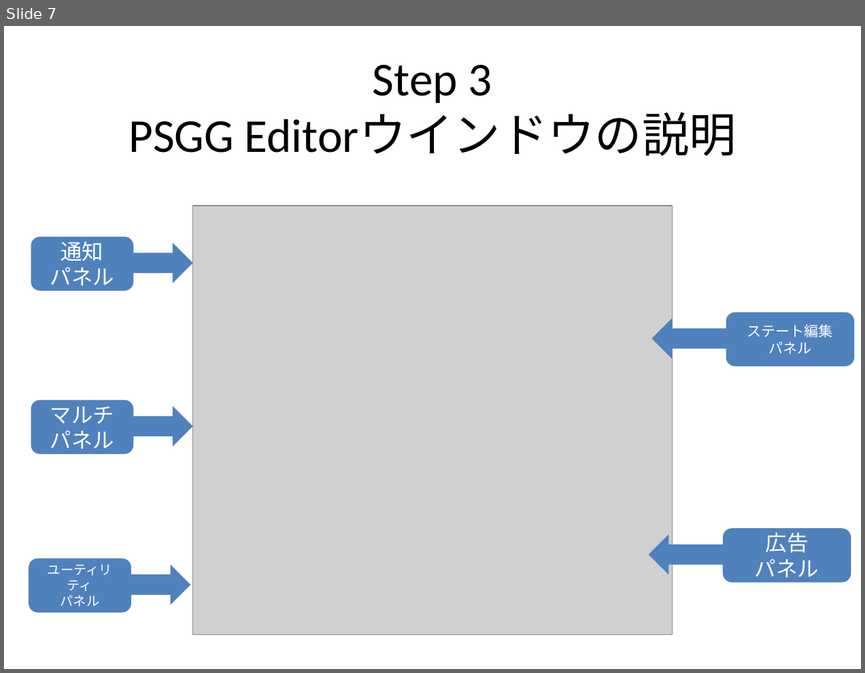
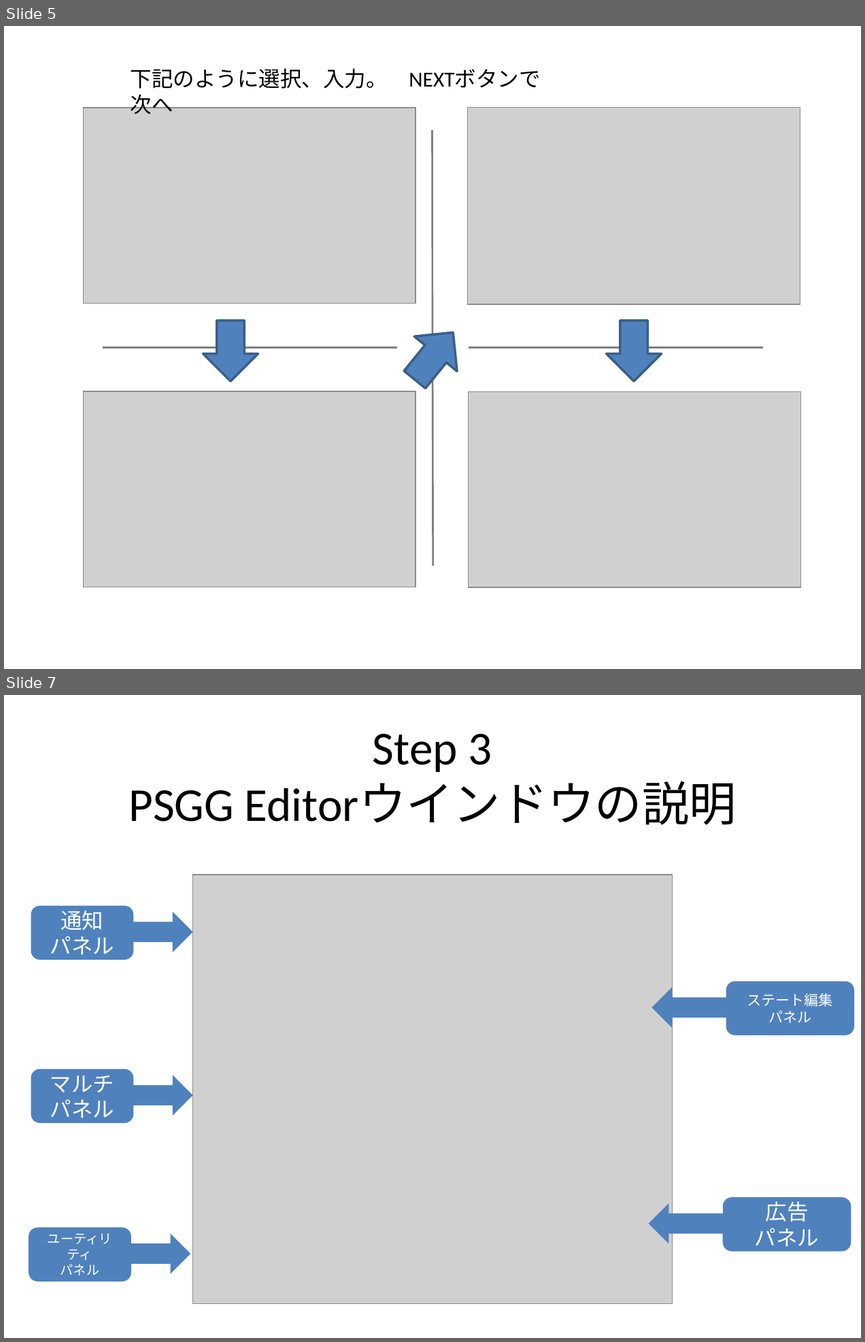
Before and after one commit to NNNIC/psgg-unity-tutorial, a slide deck: doc/PSGG Unity Tutorial #1.pptx. Shown one above the other, each under a label of ours: slide 7 before the commit, slides 5 and 7 after it; the slides between them are not shown. The pictures are 865x673 and 865x1342 pixels, drawn with LibreOffice and Linux fonts; fonts in the diff are those of the drawing; grey boxes stand for pictures. Boxes give left, top, right and bottom in pixels: in the first picture for what was removed or moved away, otherwise in the second. Text is boxed around its words. In the diff, an @@ line names an element or a change of style, - is before the commit and + after.

```diff
--- a/doc/PSGG Unity Tutorial #1.pptx
+++ b/doc/PSGG Unity Tutorial #1.pptx
@@ slide 5 added at (4,26,861,669), background #FFFFFF @@
@@ text added at (130,68,388,89), 18 pt, text #000000 @@
+下記のように選択、入力。 NEXTボタンで次へ
@@ picture added at (84,108,416,303) @@
@@ picture added at (468,108,800,305) @@
@@ line added from (432, 131) to (433, 566), #7F7F7F 1.5 pt @@
@@ down arrow added at (203,320,258,382), fill #4F81BD, outline #3A5F8C 2 pt @@
@@ down arrow added at (393,314,474,397), fill #4F81BD, outline #3A5F8C 2 pt @@
@@ down arrow added at (606,320,661,382), fill #4F81BD, outline #3A5F8C 2 pt @@
@@ line added from (103, 347) to (397, 347), #7F7F7F 1.5 pt @@
@@ line added from (468, 347) to (763, 347), #7F7F7F 1.5 pt @@
@@ picture added at (84,391,416,586) @@
@@ picture added at (468,391,800,586) @@
```
Also in this commit, not shown: 2 slides changed, 1 other slide added, 2 slides removed, 1 other file.
